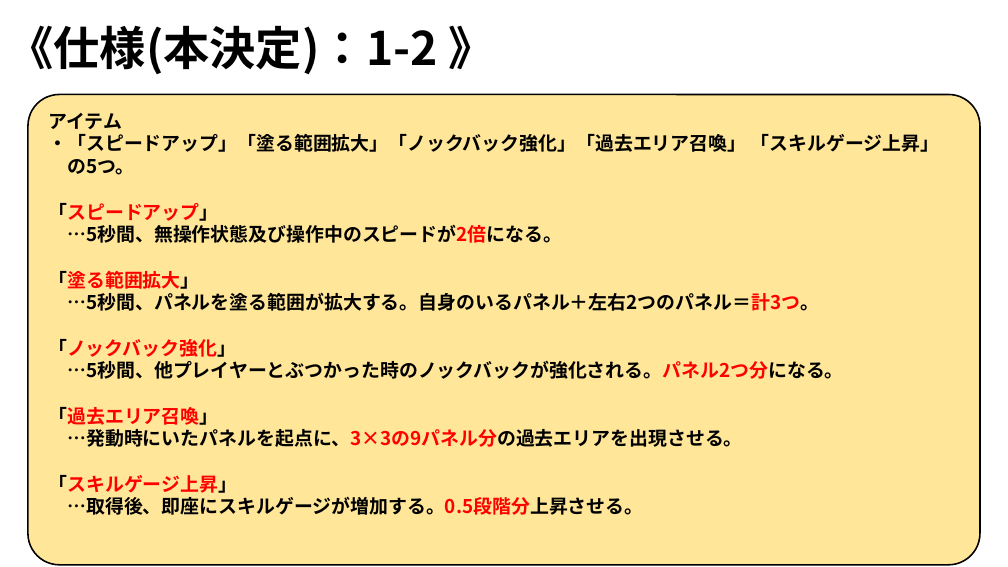
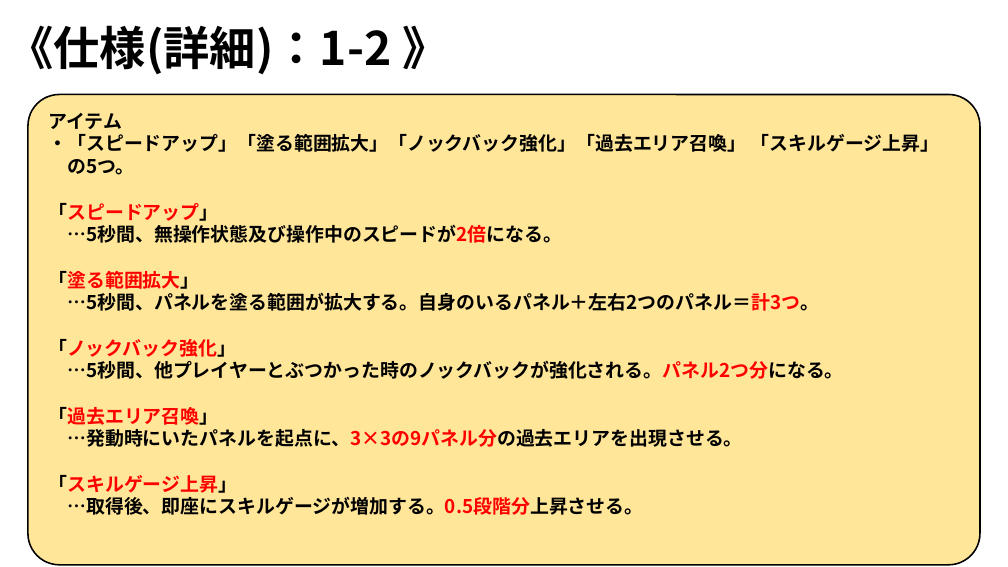
Before and after one commit to ARITA-MEIGEN/C-Team001, a slide deck: slide 38 of data/GS3_チーム2_仕様書.pptx. Drawn at 1008x567 pixels with LibreOffice and Linux fonts; fonts in the diff are those of the drawing; background and template pictures are left out. Boxes give left, top, right and bottom in pixels: in the first picture for what was removed or moved away, otherwise in the second. Text is boxed around its words. In the diff, an @@ line names an element or a change of style, - is before the commit and + after.

Commit message:
仕様書編集

```diff
--- a/data/GS3_チーム2_仕様書.pptx
+++ b/data/GS3_チーム2_仕様書.pptx
@@ text at (x1=7, y1=25, x2=448, y2=74): text changed @@
-《仕様(本決定)：1-2 》
+《仕様(詳細)：1-2 》
```
Also in this commit, not shown: 5 other slides changed, 2 slides added.
